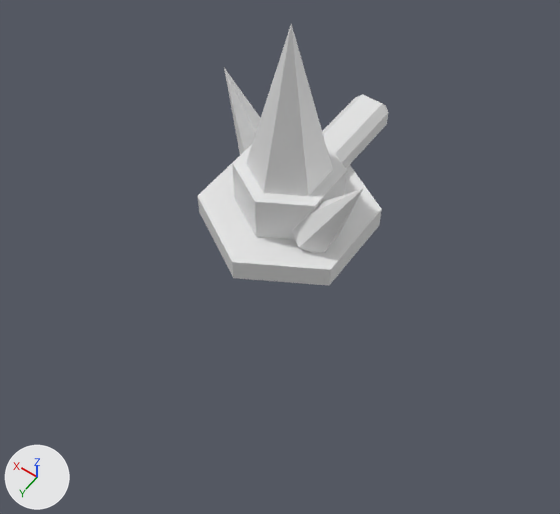
The FBX model Assets/Game/Art/Stylized/Towers/SM_Tower_Frost_1x1_01.fbx as it was, and as the next commit left it.
Before and after are seen from a 50 mm lens placed at (-0.704, 1.022, 1.436), pointed at (-0.09, 0.162, 0.086). Lighting does not change. The marker at lower left points along +X, +Y and +Z. The picture after the commit comes second. Where no turn or scale is listed for an object, it has been applied to the vertices.

Script lines for the objects in view, before the commit:
```python
me_sm_tower_frost_1x1_01_head = bpy.data.meshes.new('SM_Tower_Frost_1x1_01_Head')
me_sm_tower_frost_1x1_01_head.from_pydata(...)  # 63 vertices, 62 faces; spans x -0.216..0.225, y -0.39..0.22, z -0.02..0.54
me_sm_tower_frost_1x1_01_head.materials.append(mat_m_stylized_palette)  # white #e7e7e7
ob_sm_tower_frost_1x1_01_base = bpy.data.objects.new('SM_Tower_Frost_1x1_01_Base', None)
ob_sm_tower_frost_1x1_01_base.location = (0.0, 0.0, 0.0)
ob_sm_tower_frost_1x1_01_base.rotation_euler = (1.571, 0.0, 0.0)  # degrees (90, 0, 0)
ob_sm_tower_frost_1x1_01_head = bpy.data.objects.new('SM_Tower_Frost_1x1_01_Head', me_sm_tower_frost_1x1_01_head)
ob_sm_tower_frost_1x1_01_head.location = (0.0, 0.0, 0.02)
```
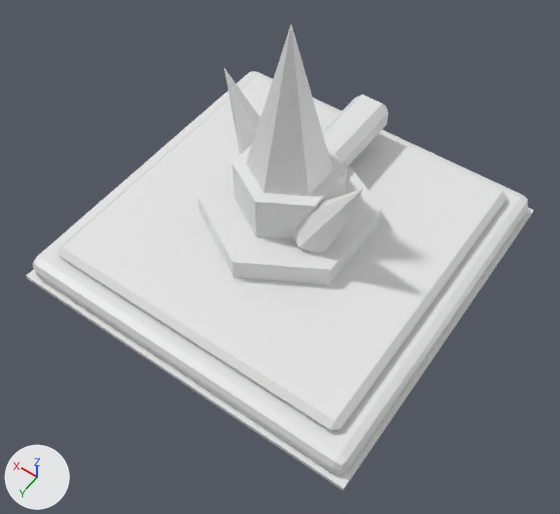
The newer file is also turned or shifted as a whole; pictures and numbers use the older file's frame.

Location of each change, [x1, y1, x2, y2] in pixels of the pictures (560 x 514 px):
'SM_Tower_Frost_1x1_01_Base', now drawn: after [26, 71, 534, 490]

What changed in the scene script:
```text
Add me_sm_tower_frost_1x1_01_base:
    me_sm_tower_frost_1x1_01_base.from_pydata(...)  # 88 vertices, 86 faces; spans x -0.46..0.46, y -0.1..0.002, z -0.46..0.46
    me_sm_tower_frost_1x1_01_base.materials.append(mat_m_stylized_palette)  # white #e7e7e7
Change ob_sm_tower_frost_1x1_01_base:
    ob_sm_tower_frost_1x1_01_base: bpy.data.objects.new('SM_Tower_Frost_1x1_01_Base', None) -> bpy.data.objects.new('SM_Tower_Frost_1x1_01_Base', me_sm_tower_frost_1x1_01_base)
```
